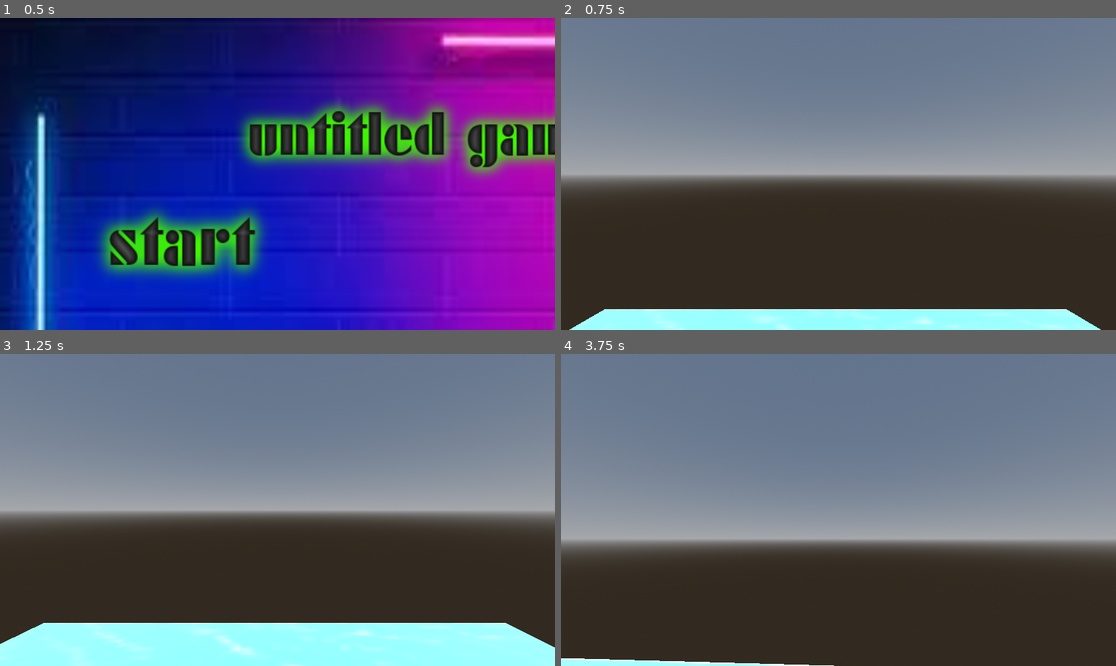
Above: before the commit, frames 1-4 (two rows, left to right).
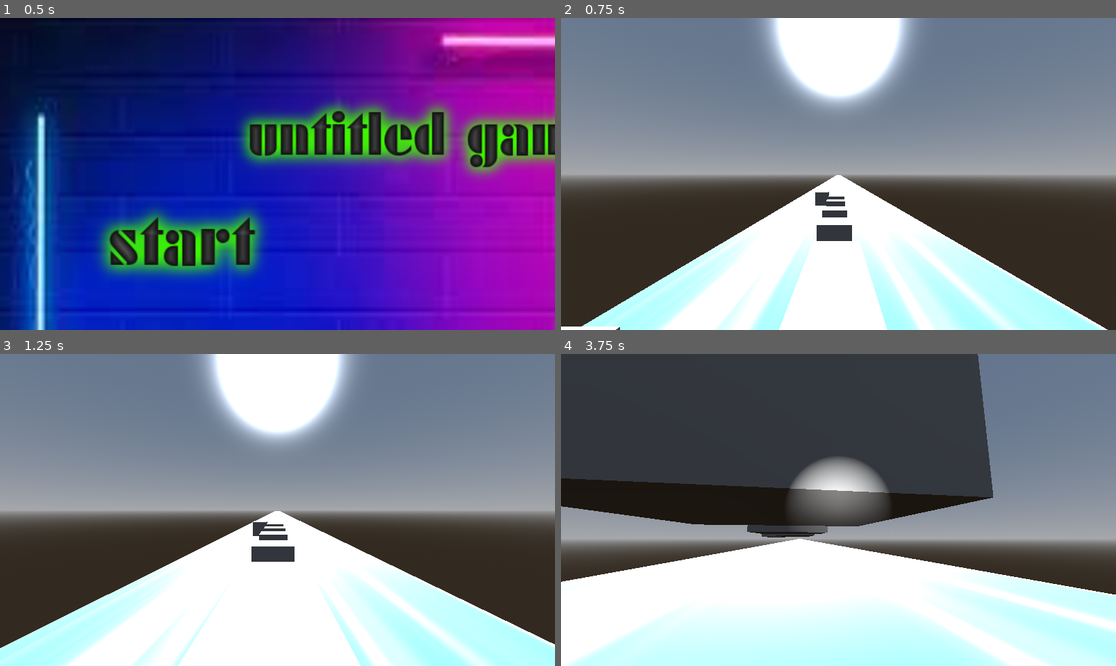
Above: after the commit, the same moments.

Repository: JoukePouke/Game-off-2023
Game: Godot game, scene res://Assets/Scenes/MainMenu.tscn
Two runs of this game, one before a commit and one after it. Both use one fixed random seed, a clock stepped at 60 frames per second and the inputs below.
Inputs (mouse positions are in pixels of both pictures, inside the frame that each line leads up to):
- Up to frame 1 (0.5 s): no input
- Up to frame 2 (0.75 s): click (744, 242) at 0.5 s
- Up to frame 3 (1.25 s): no input
- Up to frame 4 (3.75 s): tap Enter (ui_accept) at 1.25, 1.52, 1.55, 1.82, 2.1, 2.27, 2.57, 3.05 s; move the mouse to (866, 510) at 1.27 s; hold Shift 1.28-2.03 s; hold W (up) from 1.28 s (still down); click (866, 510) at 1.42 s; move the mouse to (810, 510) at 2.02 s; click (810, 510) at 2.17 s; tap Shift at 2.3 s; move the mouse to (849, 503) at 2.77 s; hold Shift 2.78-3.53 s; click (849, 503) at 2.92 s; move the mouse to (832, 516) at 3.52 s; tap F at 3.6 s; click (832, 516) at 3.67 s

Frame 1 is identical in both runs. In frame 2, 29% of the frame differs, in the area x 0-99%, y 0-100%; in frame 3, 32%; in frame 4, 73%, in the area x 0-100%, y 0-100%.

Commit message:
auto move

Diff:
--- a/Assets/Scenes/MainLevel.tscn
+++ b/Assets/Scenes/MainLevel.tscn
@@ -47,7 +47,7 @@
 [node name="MainLevel" type="Node3D"]
 
 [node name="MeshInstance3D" type="MeshInstance3D" parent="."]
-transform = Transform3D(24.8783, 0, 0, 0, 0.251515, 0, 0, 0, 21.4792, -0.256853, -1.19209e-07, -0.0319362)
+transform = Transform3D(24.8783, 0, 0, 0, 0.251515, 0, 0, 0, 2526.37, -0.256853, -1.19209e-07, -0.0319362)
 material_override = SubResource("StandardMaterial3D_4ebre")
 mesh = SubResource("BoxMesh_d6ydj")
 surface_material_override/0 = SubResource("StandardMaterial3D_0i35n")
@@ -59,21 +59,18 @@
 shape = SubResource("ConcavePolygonShape3D_0e0y8")
 
 [node name="Player" parent="." instance=ExtResource("2_6bn0e")]
-transform = Transform3D(1, 0, 0, 0, 1, 0, 0, 0, 1, -0.100833, 7.05775, 0.188334)
+transform = Transform3D(-1, 0, -8.74228e-08, 0, 1, 0, 8.74228e-08, 0, -1, -0.100833, 7.05775, -3.4303)
 safe_margin = 0.216
 
 [node name="OmniLight3D" type="DirectionalLight3D" parent="."]
 transform = Transform3D(1, 0, 0, 0, 0.821816, 0.569753, 0, -0.569753, 0.821816, 0, 13.5715, 15.1227)
 light_energy = 29.775
 
-[node name="WorldEnvironment" type="WorldEnvironment" parent="."]
-environment = SubResource("Environment_v1o86")
-
 [node name="respawn" type="Marker3D" parent="."]
-transform = Transform3D(1, 0, 0, 0, 1, 0, 0, 0, 1, 0, 6.06272, 0)
+transform = Transform3D(-1, 0, -8.74228e-08, 0, 1, 0, 8.74228e-08, 0, -1, 0, 6.06272, -3.61863)
 
 [node name="CSGBox3D" type="CSGBox3D" parent="."]
-transform = Transform3D(1, 0, 0, 0, 1, 0, 0, 0, 1, 0, 3.53456, 0)
+transform = Transform3D(1, 0, 0, 0, 1, 0, 0, 0, 4.72629, 0, 3.53456, 0)
 use_collision = true
 size = Vector3(2, 2, 2)
 
@@ -83,7 +80,27 @@
 size = Vector3(2, 2, 2)
 
 [node name="CSGBox3D3" type="CSGBox3D" parent="."]
-transform = Transform3D(1, 0, 0, 0, 1, 0, 0, 0, 1, 5.00839, 3.53456, 4.99224)
+transform = Transform3D(1, 0, 0, 0, 1, 0, 0, 0, 1, 0.132596, 3.53456, 9.68221)
+use_collision = true
+size = Vector3(2, 2, 2)
+
+[node name="CSGBox3D5" type="CSGBox3D" parent="."]
+transform = Transform3D(1, 0, 0, 0, 1, 0, 0, 0, 1, 0.189307, 3.53456, 14.379)
+use_collision = true
+size = Vector3(2, 2, 2)
+
+[node name="CSGBox3D6" type="CSGBox3D" parent="."]
+transform = Transform3D(1, 0, 0, 0, 1, 0, 0, 0, 1, 0.189307, 3.53456, 19.4052)
+use_collision = true
+size = Vector3(2, 2, 2)
+
+[node name="CSGBox3D7" type="CSGBox3D" parent="."]
+transform = Transform3D(1, 0, 0, 0, 1, 0, 0, 0, 1, 0.189307, 3.53456, 24.0645)
+use_collision = true
+size = Vector3(2, 2, 2)
+
+[node name="CSGBox3D8" type="CSGBox3D" parent="."]
+transform = Transform3D(1, 0, 0, 0, 1, 0, 0, 0, 1, 2.44765, 3.53456, 29.4036)
 use_collision = true
 size = Vector3(2, 2, 2)
 
@@ -92,4 +109,7 @@
 use_collision = true
 size = Vector3(2, 2, 2)
 
+[node name="WorldEnvironment" type="WorldEnvironment" parent="."]
+environment = SubResource("Environment_v1o86")
+
 [connection signal="body_entered" from="MeshInstance3D/StaticBody3D" to="MeshInstance3D" method="_on_body"]
--- a/Assets/simple_fpsplayer/Player.gd
+++ b/Assets/simple_fpsplayer/Player.gd
@@ -2,11 +2,12 @@
 
 const ACCEL = 10
 const DEACCEL = 30
-
-const SPEED = 5.0
+@export
+var SPEED = 5.0
 const SPRINT_MULT = 2
 const JUMP_VELOCITY = 4.5
-const MOUSE_SENSITIVITY = 0.06
+@export
+var MOUSE_SENSITIVITY = 0.06
 
 # Get the gravity from the project settings to be synced with RigidDynamicBody nodes.
 var gravity = ProjectSettings.get_setting("physics/3d/default_gravity")
@@ -56,7 +57,7 @@
 		velocity.y -= gravity * delta
 
 	# Handle Jump.
-	if Input.is_action_just_pressed("ui_accept") and is_on_floor():
+	if Input.is_action_pressed("ui_accept") and is_on_floor():
 		velocity.y = JUMP_VELOCITY
 
 	# This just controls acceleration. Don't touch it.
@@ -66,23 +67,20 @@
 		moving = true
 	else:
 		accel = DEACCEL
-		moving = false
+		moving = true
 
 
 	# Get the input direction and handle the movement/deceleration.
 	# As good practice, you should replace UI actions with a custom keymap depending on your control scheme. These strings default to the arrow keys layout.
-	var input_dir = Input.get_vector("left", "right", "up", "down")
-	var direction = (transform.basis * Vector3(input_dir.x, 0, input_dir.y)).normalized() * accel * delta
+
+
+
+	if Input.is_action_pressed("left"):
+		velocity.x = 7 * delta * SPEED
+	elif Input.is_action_pressed("right"):
+		velocity.x = -7 * delta * SPEED
+	velocity.z = 10 * delta * SPEED
 	if Input.is_key_pressed(KEY_SHIFT):
-		direction = direction * SPRINT_MULT
-	else:
-		pass
-
-	if direction:
-		velocity.x = direction.x * SPEED
-		velocity.z = direction.z * SPEED
-	else:
-		velocity.x = move_toward(velocity.x, 0, SPEED)
-		velocity.z = move_toward(velocity.z, 0, SPEED)
-
+		velocity.x = velocity.x * SPRINT_MULT
 	move_and_slide()
+	velocity.x = 0
--- a/Assets/simple_fpsplayer/Player.tscn
+++ b/Assets/simple_fpsplayer/Player.tscn
@@ -10,7 +10,9 @@
 [node name="Player" type="CharacterBody3D"]
 disable_mode = 2
 floor_max_angle = 0.802851
+safe_margin = 0.864
 script = ExtResource("1_1fhis")
+SPEED = 24.255
 
 [node name="body" type="CollisionShape3D" parent="."]
 shape = SubResource("CapsuleShape3D_euj4i")
